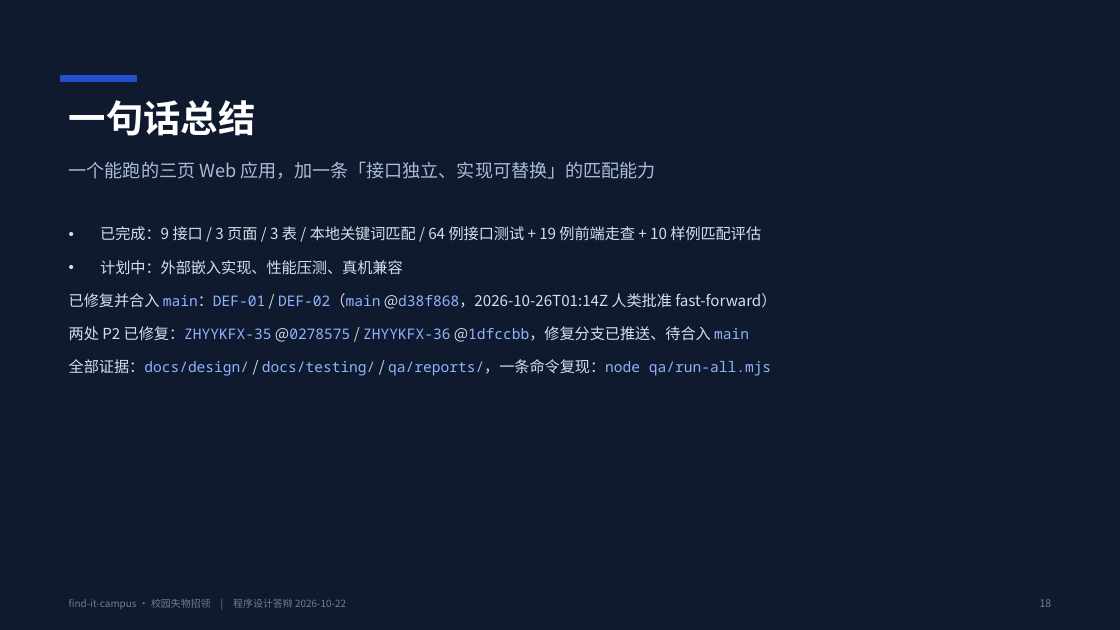
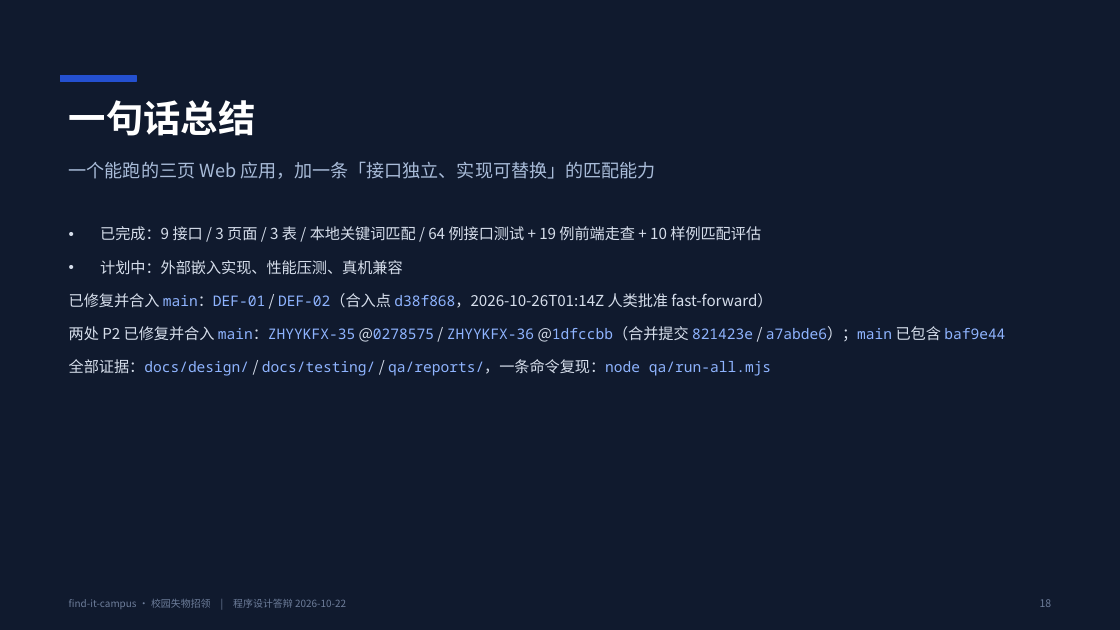
Before and after one commit to BLingKiy/find-it-campus, a slide deck: slide 18 of docs/delivery/6.2-答辩PPT.pptx. Drawn at 1120x630 pixels with LibreOffice and Linux fonts; fonts in the diff are those of the drawing. Boxes give left, top, right and bottom in pixels: in the first picture for what was removed or moved away, otherwise in the second. Text is boxed around its words. In the diff, an @@ line names an element or a change of style, - is before the commit and + after.

Commit message:
docs(6.2): 最终同步 main 已包含 baf9e44，两处 P2 修复已合入并重导 docx / pptx（ZHYYKFX-37）

```diff
--- a/docs/delivery/6.2-答辩PPT.pptx
+++ b/docs/delivery/6.2-答辩PPT.pptx
@@ text at bbox=[69, 293, 1005, 341]: text changed; size 13 to 12.5 pt; font Noto Sans CJK SC to Noto Sans Mono; text colour #D6DEEB to #8FB4FF @@
-• 已修复并合入 main：DEF-01 / DEF-02（main @d38f868，2026-10-26T01:14Z 人类批准 fast-forward）
-• 两处 P2 已修复：ZHYYKFX-35 @0278575 / ZHYYKFX-36 @1dfccbb，修复分支已推送、待合入 main
+• 已修复并合入 main：DEF-01 / DEF-02（合入点 d38f868，2026-10-26T01:14Z 人类批准 fast-forward）
+• 两处 P2 已修复并合入 main：ZHYYKFX-35 @0278575 / ZHYYKFX-36 @1dfccbb（合并提交 821423e / a7abde6）；main 已包含 baf9e44
```
Also in this commit, not shown: 3 other slides changed, 9 other files.
